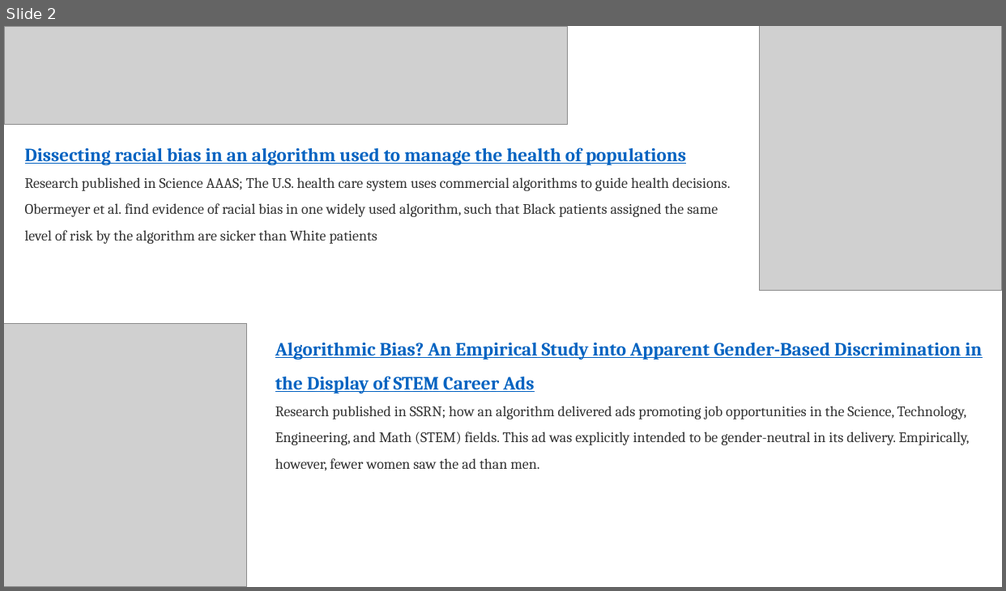
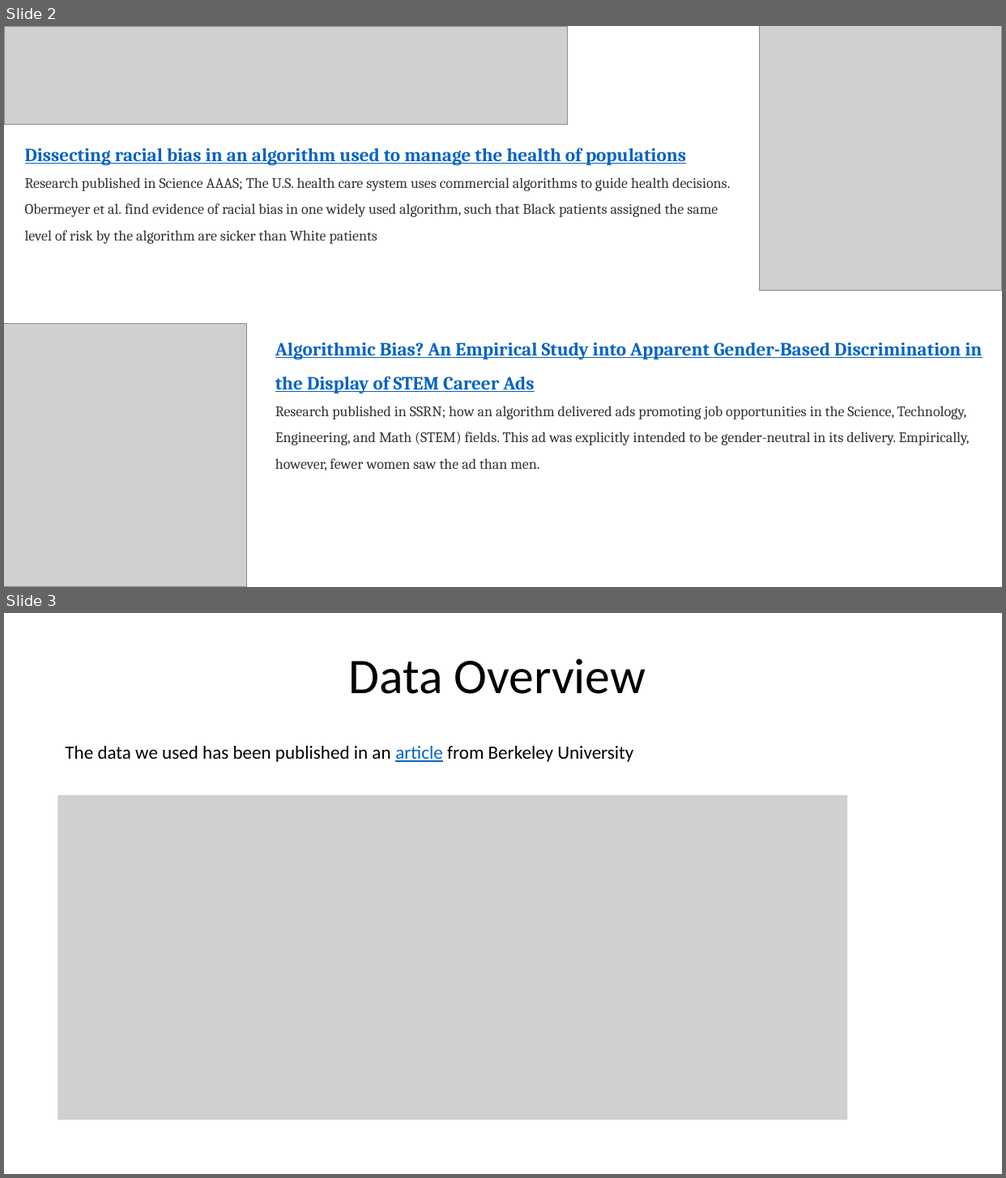
Before and after one commit to yu-se/algorithm-bias-R, a slide deck: presentation/presentation.pptx. Shown one above the other, each under a label of ours: slide 2 before the commit, slides 2 and 3 after it. The pictures are 1006x591 and 1006x1178 pixels, drawn with LibreOffice and Linux fonts; fonts in the diff are those of the drawing; grey boxes stand for pictures. Boxes give left, top, right and bottom in pixels: in the first picture for what was removed or moved away, otherwise in the second. Text is boxed around its words. In the diff, an @@ line names an element or a change of style, - is before the commit and + after.

```diff
--- a/presentation/presentation.pptx
+++ b/presentation/presentation.pptx
@@ slide 3 added at (x1=4, y1=613, x2=1002, y2=1174), background #FFFFFF @@
@@ text added at (x1=348, y1=658, x2=646, y2=694), 48 pt, text #000000 @@
+Data Overview
@@ text added at (x1=65, y1=746, x2=633, y2=762), 18 pt, text #000000 @@
+The data we used has been published in an article from Berkeley University
@@ picture added at (x1=58, y1=796, x2=848, y2=1121) @@
```
Also in this commit, not shown: 1 slide changed, 1 other slide added, 2 slides removed, 2 other files.
